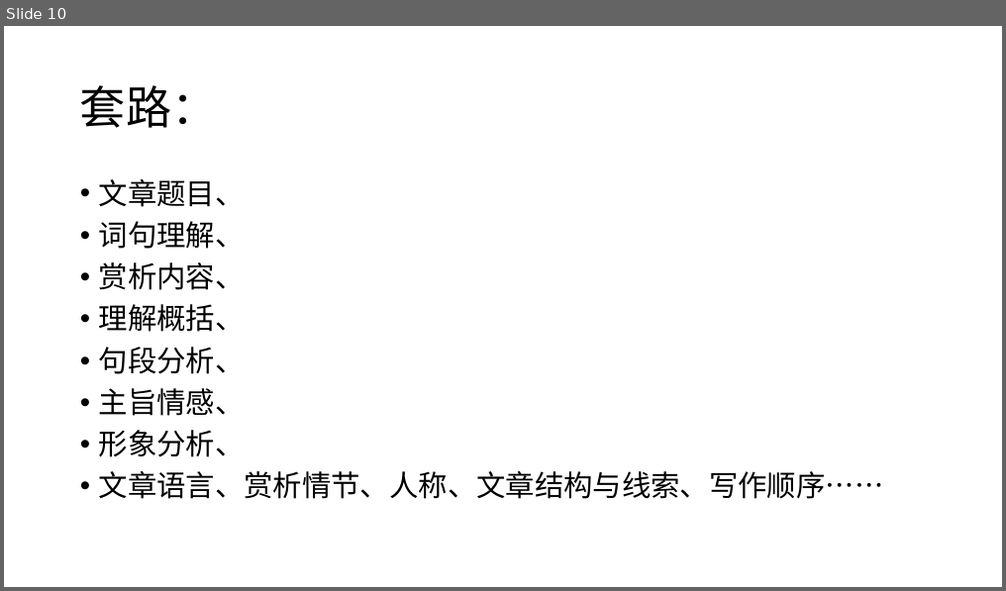
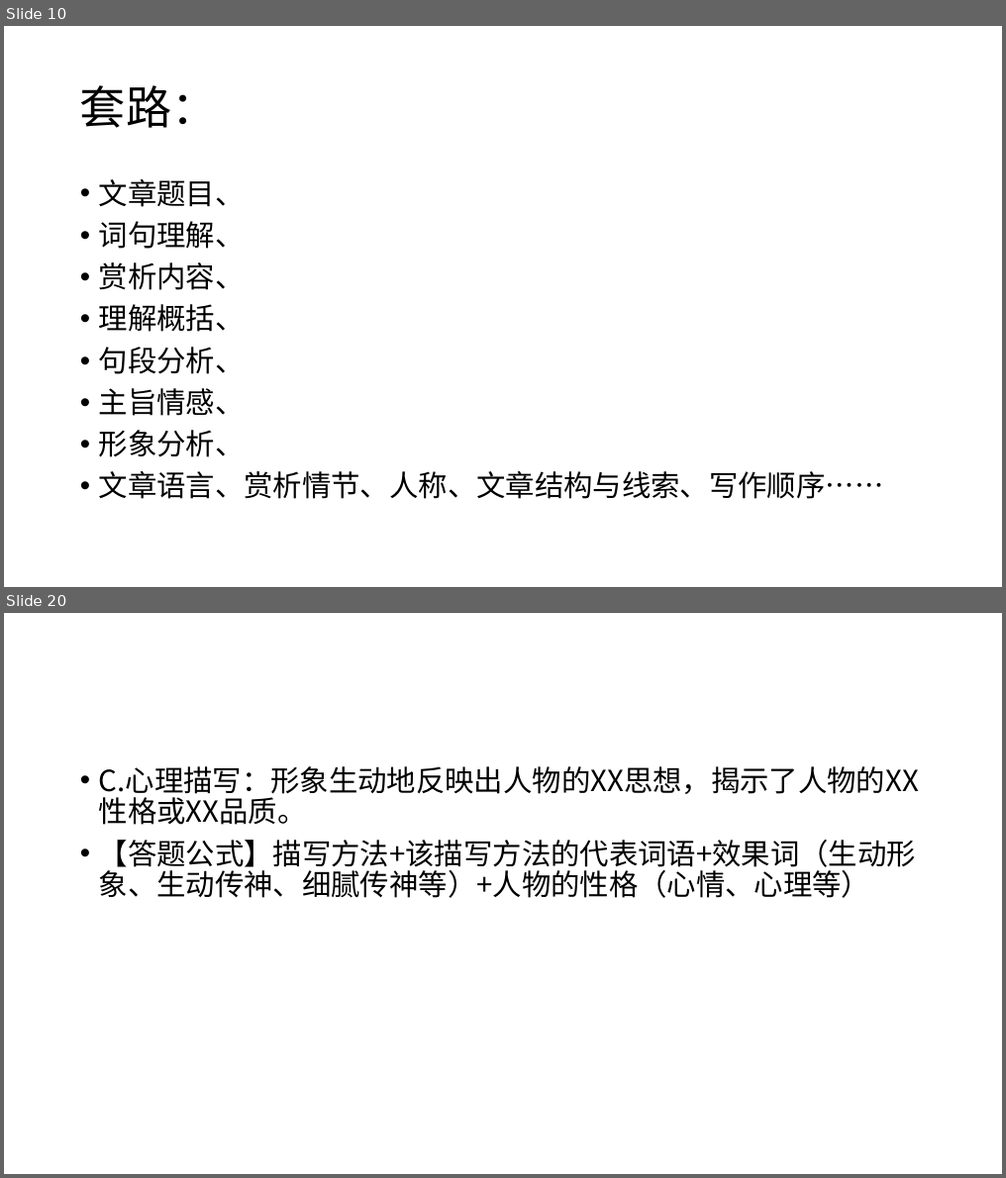
Before and after one commit to GY-feng/Notes, a slide deck: 备课-语文/PPT/文学类阅读.pptx. Shown one above the other, each under a label of ours: slide 10 before the commit, slides 10 and 20 after it; the slides between them are not shown. The pictures are 1006x591 and 1006x1178 pixels, drawn with LibreOffice and Linux fonts; fonts in the diff are those of the drawing. Boxes give left, top, right and bottom in pixels: in the first picture for what was removed or moved away, otherwise in the second. Text is boxed around its words. In the diff, an @@ line names an element or a change of style, - is before the commit and + after.

```diff
--- a/备课-语文/PPT/文学类阅读.pptx
+++ b/备课-语文/PPT/文学类阅读.pptx
@@ slide 20 added at [4,613,1002,1174], background #FFFFFF @@
@@ text added at [99,766,919,898], 28 pt, text #000000 @@
+• C.心理描写：形象生动地反映出人物的XX思想，揭示了人物的XX性格或XX品质。
+• 【答题公式】描写方法+该描写方法的代表词语+效果词（生动形象、生动传神、细腻传神等）+人物的性格（心情、心理等）
```
Also in this commit, not shown: 32 other slides added, 1 other file.
